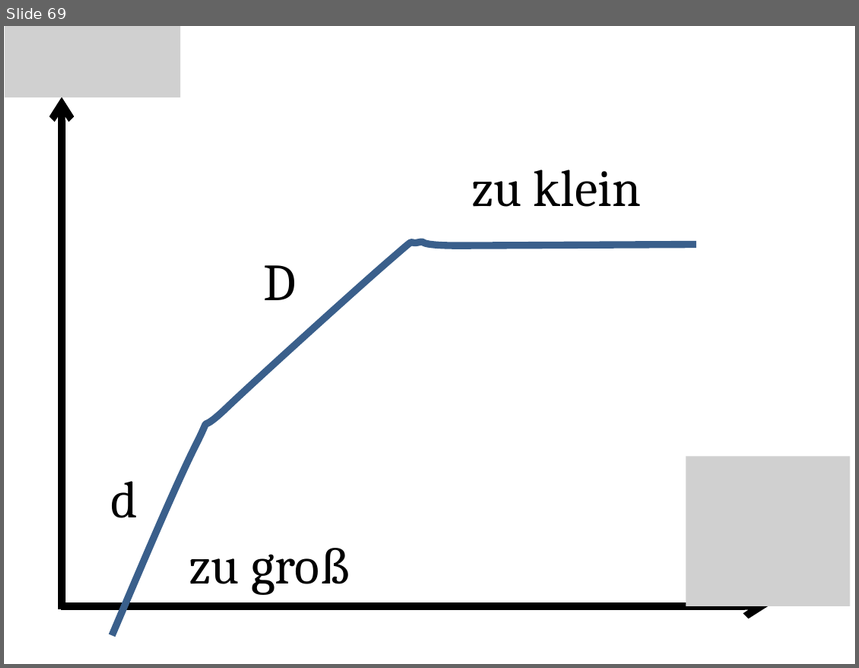
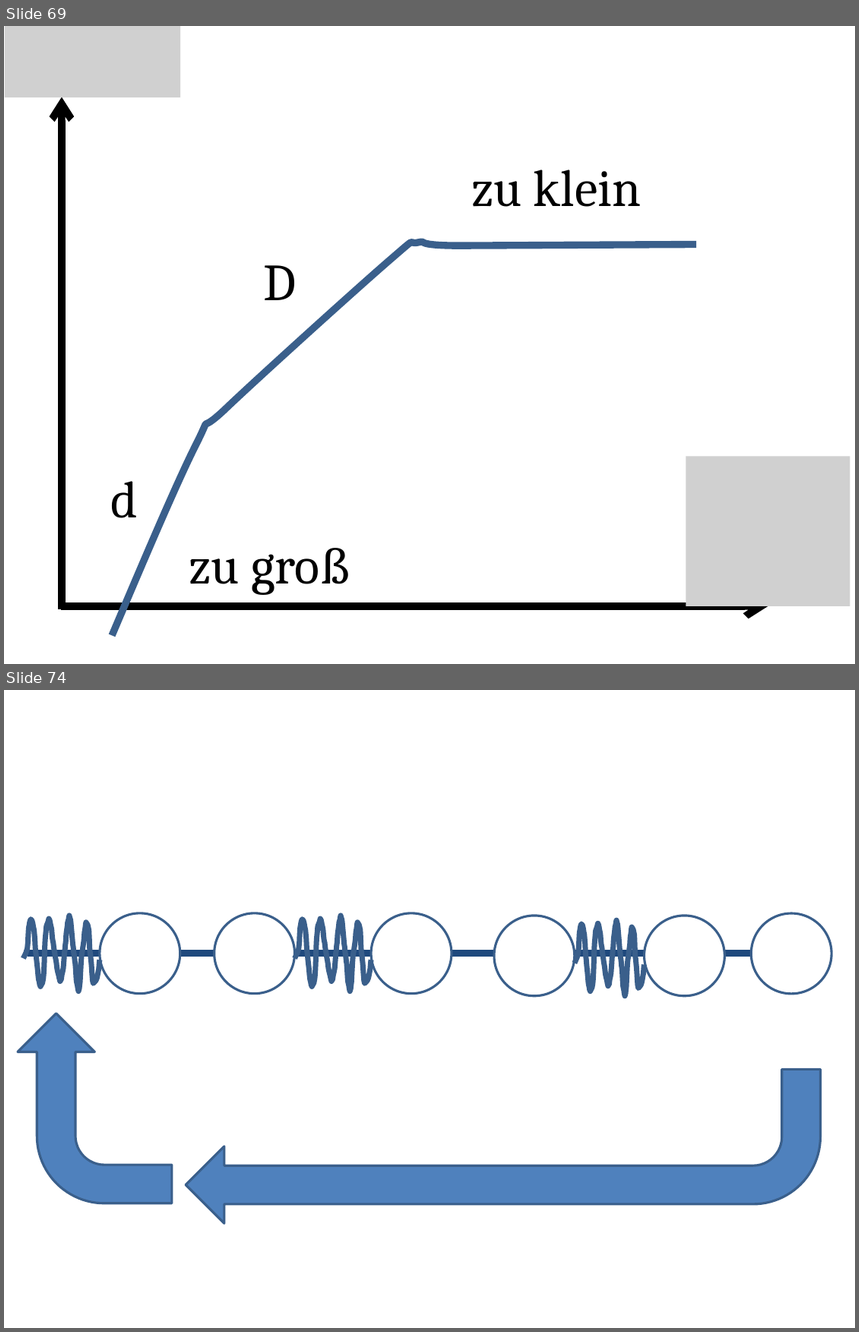
Before and after one commit to sophiahenckell/HIWI_Computersimulation, a slide deck: Bilder.pptx. Shown one above the other, each under a label of ours: slide 69 before the commit, slides 69 and 74 after it; the slides between them are not shown. The pictures are 859x668 and 859x1332 pixels, drawn with LibreOffice and Linux fonts; fonts in the diff are those of the drawing; grey boxes stand for pictures. Boxes give left, top, right and bottom in pixels: in the first picture for what was removed or moved away, otherwise in the second. Text is boxed around its words. In the diff, an @@ line names an element or a change of style, - is before the commit and + after.

```diff
--- a/Bilder.pptx
+++ b/Bilder.pptx
@@ slide 74 added at [4, 690, 855, 1328], background #FFFFFF @@
@@ freeform shape added at [24, 916, 101, 991], outline #3A5F8C 4.5 pt @@
@@ ellipse added at [99, 913, 180, 993], fill #FFFFFF, outline #3A5F8C 2 pt @@
@@ ellipse added at [215, 913, 294, 993], fill #FFFFFF, outline #3A5F8C 2 pt @@
@@ freeform shape added at [295, 916, 372, 991], outline #3A5F8C 4.5 pt @@
@@ ellipse added at [371, 913, 451, 993], fill #FFFFFF, outline #3A5F8C 2 pt @@
@@ ellipse added at [494, 916, 574, 996], fill #FFFFFF, outline #3A5F8C 2 pt @@
@@ ellipse added at [644, 916, 724, 996], fill #FFFFFF, outline #3A5F8C 2 pt @@
@@ ellipse added at [751, 914, 832, 994], fill #FFFFFF, outline #3A5F8C 2 pt @@
@@ freeform shape added at [574, 921, 644, 996], outline #3A5F8C 4.5 pt @@
@@ line added from (28, 954) to (832, 954), #1F497D 6 pt @@
@@ bent arrow added at [18, 1014, 172, 1203], fill #4F81BD, outline #3A5F8C 2 pt @@
@@ bent arrow added at [186, 1070, 820, 1224], fill #4F81BD, outline #3A5F8C 2 pt @@
```
Also in this commit, not shown: 6 other slides added, 5 other files.
